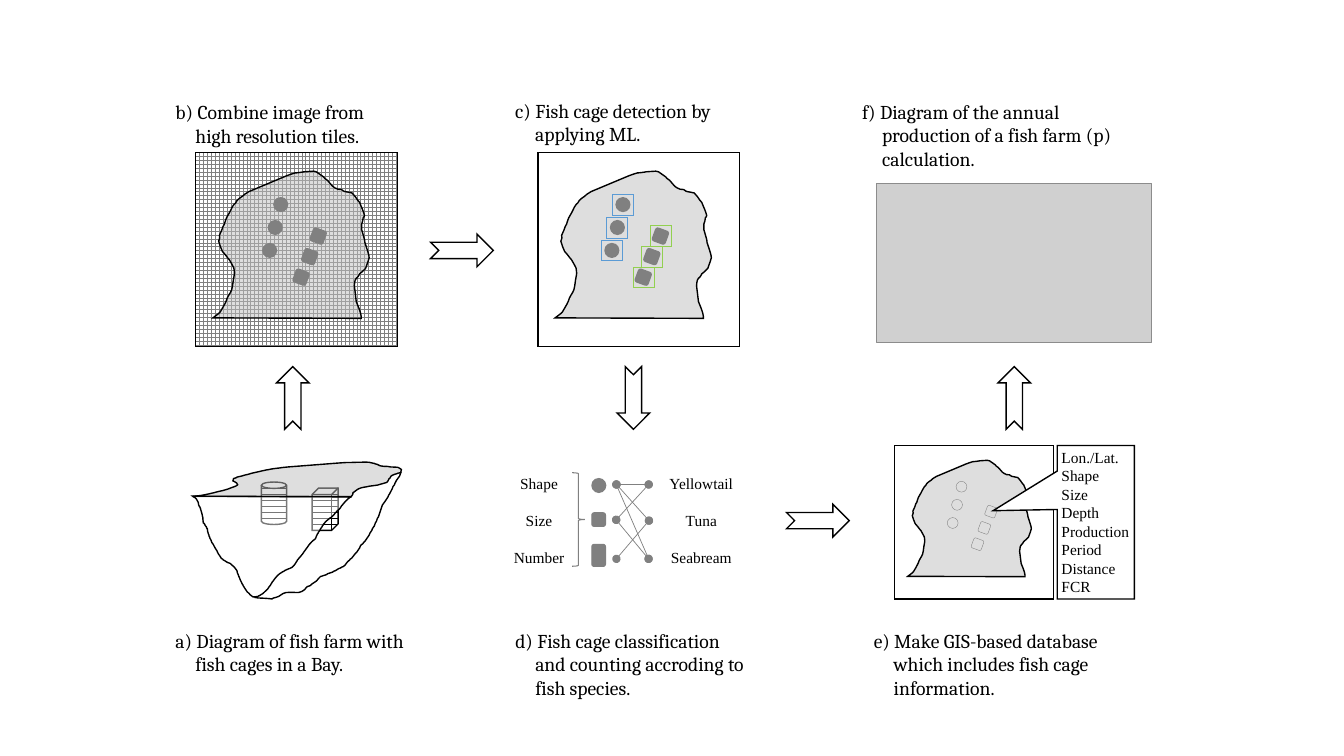
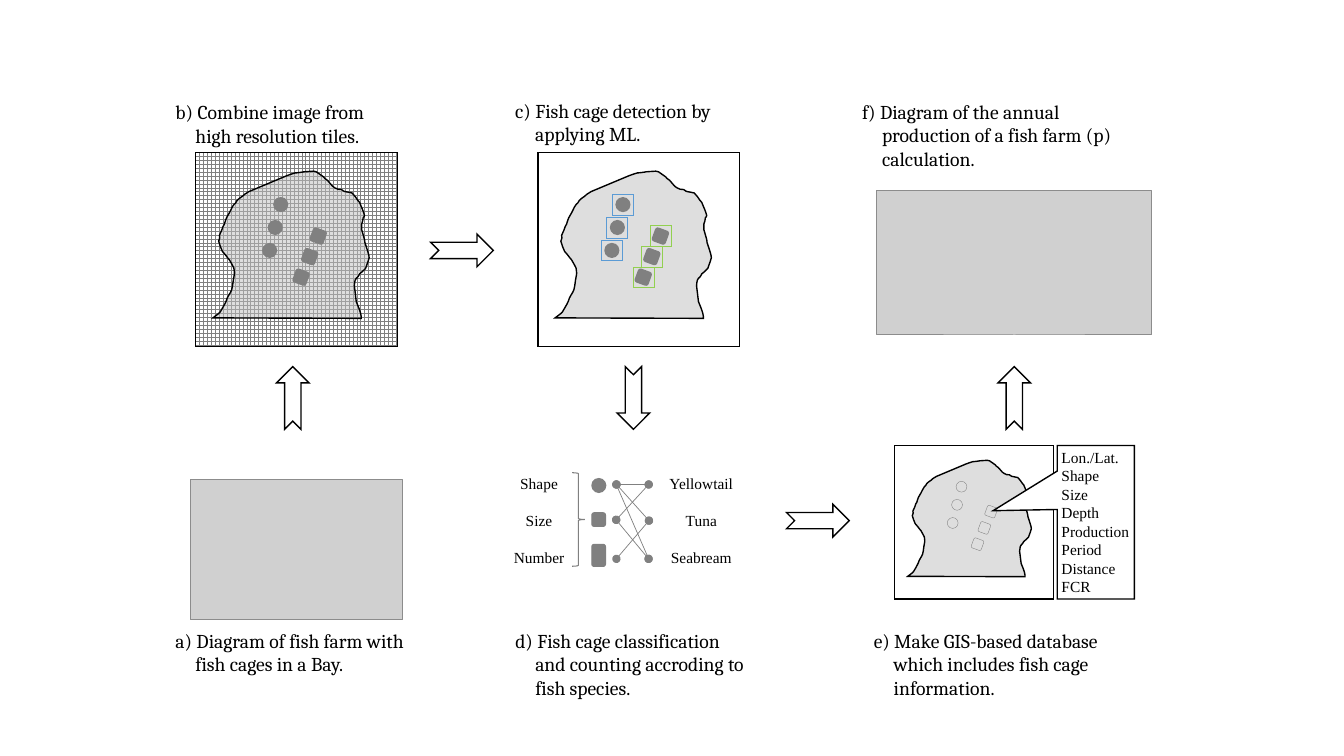
Before and after one commit to dlxiii/EAWOMEN2-2019, a slide deck: slide 3 of jsps/Presentation1.pptx. Drawn at 1344x756 pixels with LibreOffice and Linux fonts; fonts in the diff are those of the drawing; grey boxes stand for pictures. Boxes give left, top, right and bottom in pixels: in the first picture for what was removed or moved away, otherwise in the second. Text is boxed around its words. In the diff, an @@ line names an element or a change of style, - is before the commit and + after.

```diff
--- a/jsps/Presentation1.pptx
+++ b/jsps/Presentation1.pptx
@@ picture: place and size @@
-picture at <box>877,184,1152,343</box>
+picture at <box>877,191,1152,335</box>
@@ group removed at <box>192,458,403,599</box>: 3 freeform shapes, 1 cube, 1 cylinder @@
@@ picture added at <box>191,480,403,620</box> @@
```
Also in this commit, not shown: 1 slide added, 1 slide removed, 3 other files.
